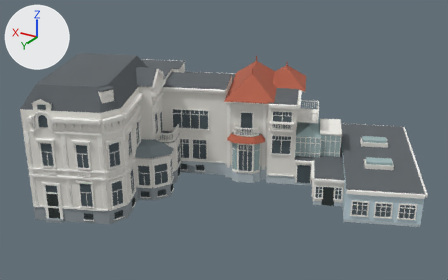
What one commit did to the glTF model public/canal-drive/models/de-roos.glb.
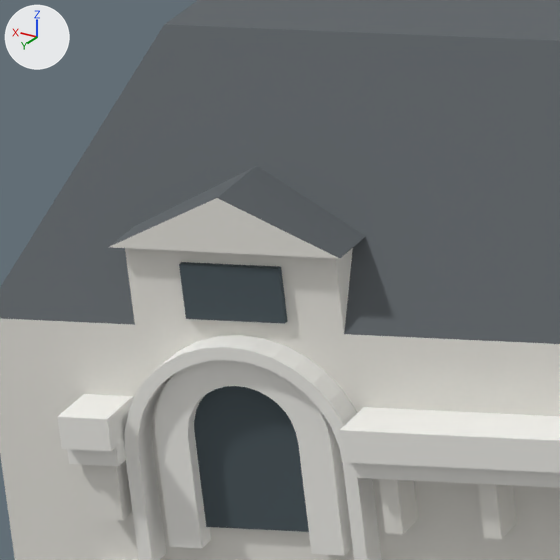
There are two pictures of each version: one whole from a 50 mm camera at (-37.57, 63.13, 35.28) aimed at (-2.51, 4.71, 6.07), one close up on the part from 5% to 15% of the width and 29% to 46% of the height. Arrows for +X, +Y and +Z are at upper left; the lights stay in place. The first two pictures are the older version. Where no turn or scale is listed for an object, it has been applied to the vertices. Vertices at exactly the same position are counted once.

In view in the first close-up: 'de-roos'.
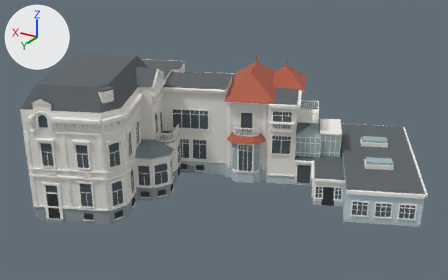
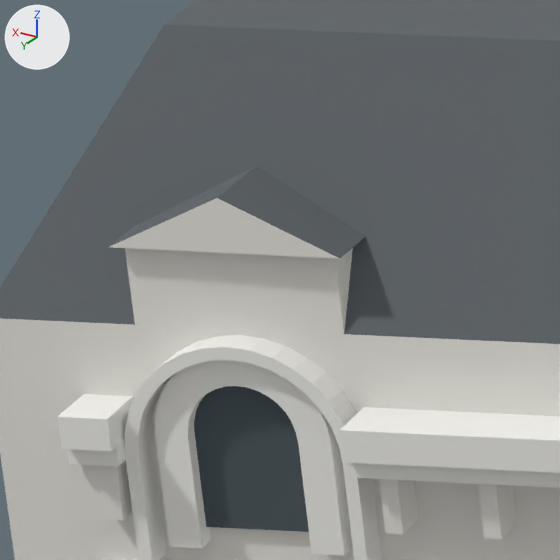
What changed in the scene script:
```text
Change me_de_roos:
    used by ob_de_roos; location = (-3.23, 3.49, 7.65)
    remove me_de_roos.from_pydata(...)  # 10073 vertices, 15728 faces; spans x -22.9..22.9, y -19.2..19.2, z -7.7..7.7
    add me_de_roos.from_pydata(...)  # 10065 vertices, 15716 faces; spans x -22.9..22.9, y -19.2..19.2, z -7.7..7.7
    me_de_roos part 1: the loose piece of 8 vertices spanning x 11.9..12.7, y 17.8..18.3, z 5.4..6.0 is deleted
```

Location of each change, [x1, y1, x2, y2] in pixels of the close-ups (560 x 560 px):
part 1 of me_de_roos, deleted
    before: [179, 262, 288, 324]
